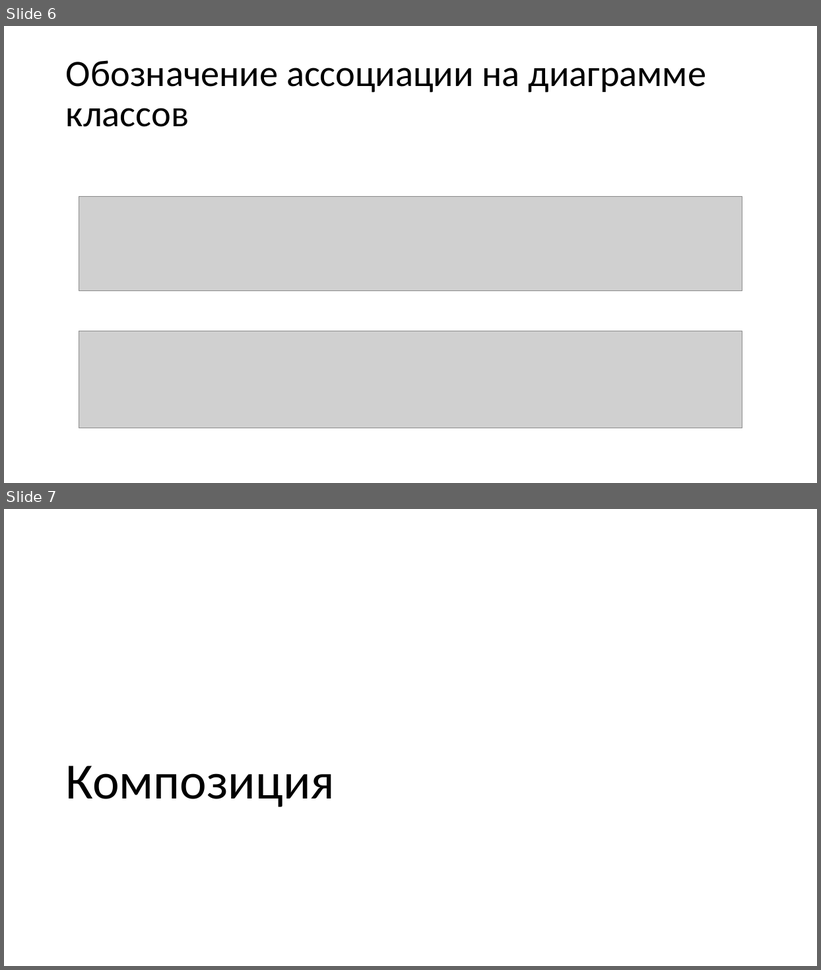
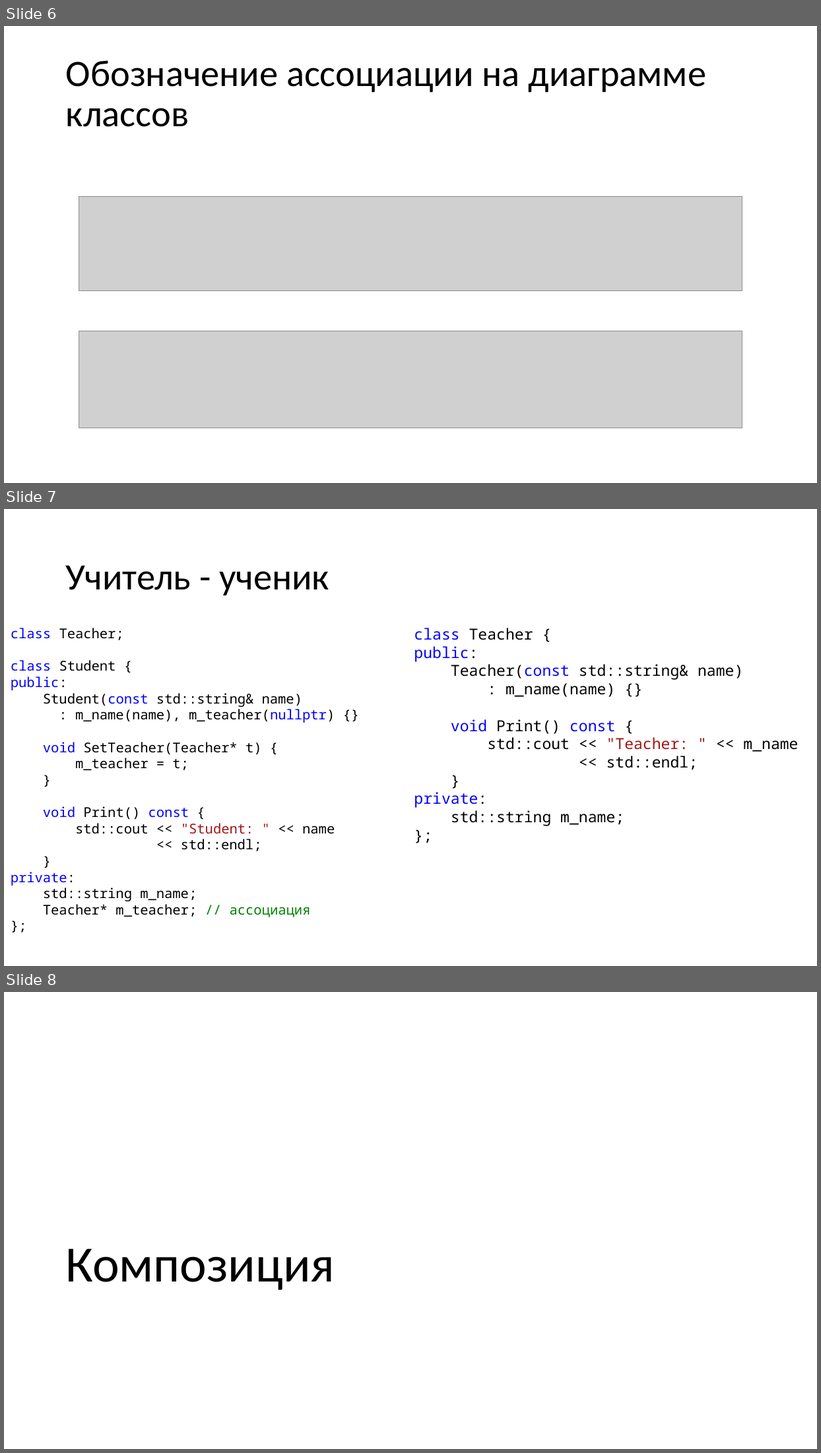
Before and after one commit to alexey-malov/oop, a slide deck: lectures/03/Виды отношений между классами.pptx. Shown one above the other, each under a label of ours: slides 6 and 7 before the commit, slides 6, 7 and 8 after it. The pictures are 821x970 and 821x1453 pixels, drawn with LibreOffice and Linux fonts; fonts in the diff are those of the drawing; grey boxes stand for pictures. Boxes give left, top, right and bottom in pixels: in the first picture for what was removed or moved away, otherwise in the second. Text is boxed around its words. In the diff, an @@ line names an element or a change of style, - is before the commit and + after.

```diff
--- a/lectures/03/Виды отношений между классами.pptx
+++ b/lectures/03/Виды отношений между классами.pptx
@@ slide 7 added at (4,509,817,966), background #FFFFFF @@
@@ title added at (66,565,329,595), 44 pt, text #000000 @@
+Учитель - ученик
@@ text added at (11,628,335,918), 16 pt, text #000000 @@
+class Teacher;
+class Student {
+public:
+Student(const std::string& name)
+: m_name(name), m_teacher(nullptr) {}
+void SetTeacher(Teacher* t) {
+m_teacher = t;
+}
+void Print() const {
+std::cout << "Student: " << name
+<< std::endl;
+}
+private:
+std::string m_name;
+Teacher* m_teacher; // ассоциация
+};
@@ text added at (414,628,798,826), 18 pt, text #000000 @@
+class Teacher {
+public:
+Teacher(const std::string& name)
+: m_name(name) {}
+void Print() const {
+std::cout << "Teacher: " << m_name
+<< std::endl;
+}
+private:
+std::string m_name;
+};
@@ what was slide 7 is now slide 8 @@
```
Also in this commit, not shown: 4 slides changed, 3 other files.
